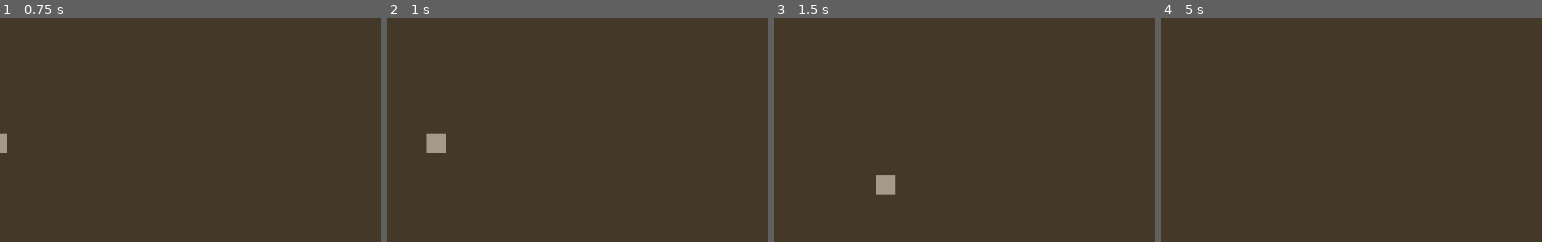
Above: before the commit, frames 1-4 (left to right).
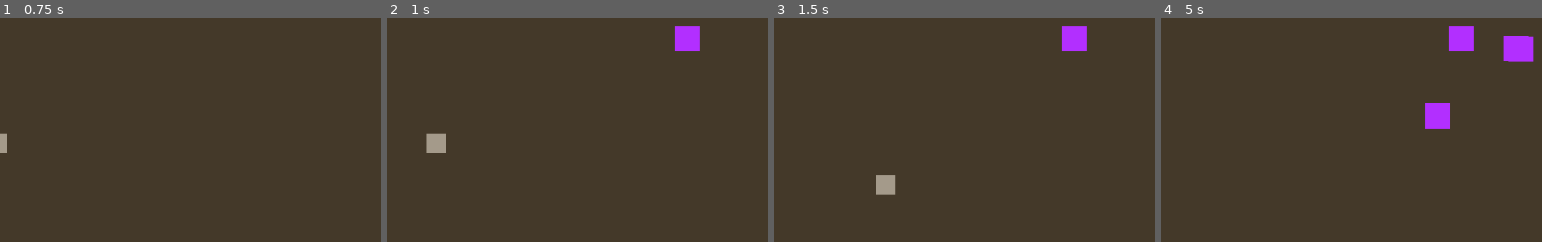
Above: after the commit, the same moments.

Repository: bwang-sketch/12-DT
Game: Godot game, scene res://node_2d.tscn
Same seed, same stepped clock (60 frames per second), same inputs: the game is played once before the commit and once after it.
Inputs:
- Up to frame 1 (0.75 s): tap Enter at 0.5 s; hold Right (ui_right) from 0.53 s (still down)
- Up to frame 2 (1 s): keep holding Right (ui_right)
- Up to frame 3 (1.5 s): release Right (ui_right) at 1.28 s; hold Down (ui_down) from 1.28 s (still down)
- Up to frame 4 (5 s): release Down (ui_down) at 2.03 s; hold Right (ui_right) 2.03-2.78 s; tap Space at 2.75 s; hold Up (ui_up) 2.78-3.53 s; hold Left (ui_left) from 3.53 s (still down)
The pictures show only the part of the screen within x 29-79%, y 19-69%; the shares and areas given below are measured in that part.

Frame 1 is identical in both runs. In frame 2, 0.7% of the frame differs, in the area x 75-83%, y 3-15%; in frame 3, 0.7%; in frame 4, 2.4%, in the area x 69-98%, y 3-50%.
Error before the commit: Cannot call method 'instantiate' on a null value. (res://manager.gd:8)

Commit message:
Developed enemy spawn

Diff:
--- a/12dt-game/manager.gd
+++ b/12dt-game/manager.gd
@@ -11,6 +11,7 @@
 	add_child(enemy)
 
 
+
 # Called every frame. 'delta' is the elapsed time since the previous frame.
 func _process(delta: float) -> void:
 	pass
--- a/12dt-game/node_2d.tscn
+++ b/12dt-game/node_2d.tscn
@@ -2,6 +2,7 @@
 
 [ext_resource type="Script" uid="uid://dil1a2hwd7rp0" path="res://manager.gd" id="1_0e48y"]
 [ext_resource type="PackedScene" uid="uid://buyqcvi5km5hj" path="res://player.tscn" id="1_wtcfe"]
+[ext_resource type="PackedScene" uid="uid://dcnpehhbyqtja" path="res://enemy.tscn" id="2_epypp"]
 
 [sub_resource type="RectangleShape2D" id="RectangleShape2D_wtcfe"]
 size = Vector2(164, 80.25)
@@ -51,8 +52,10 @@
 }
 point_count = 4
 
-[node name="Node2D" type="Node2D" unique_id=1454970592]
+[node name="Node2D" type="Node2D" unique_id=1454970592 node_paths=PackedStringArray("enemy_spawn")]
 script = ExtResource("1_0e48y")
+enemy_spawn = NodePath("Path2D/PathFollow2D")
+enemy_scene = ExtResource("2_epypp")
 
 [node name="CharacterBody2D" parent="." unique_id=1052891024 node_paths=PackedStringArray("health_ui") instance=ExtResource("1_wtcfe")]
 position = Vector2(256, 305)
